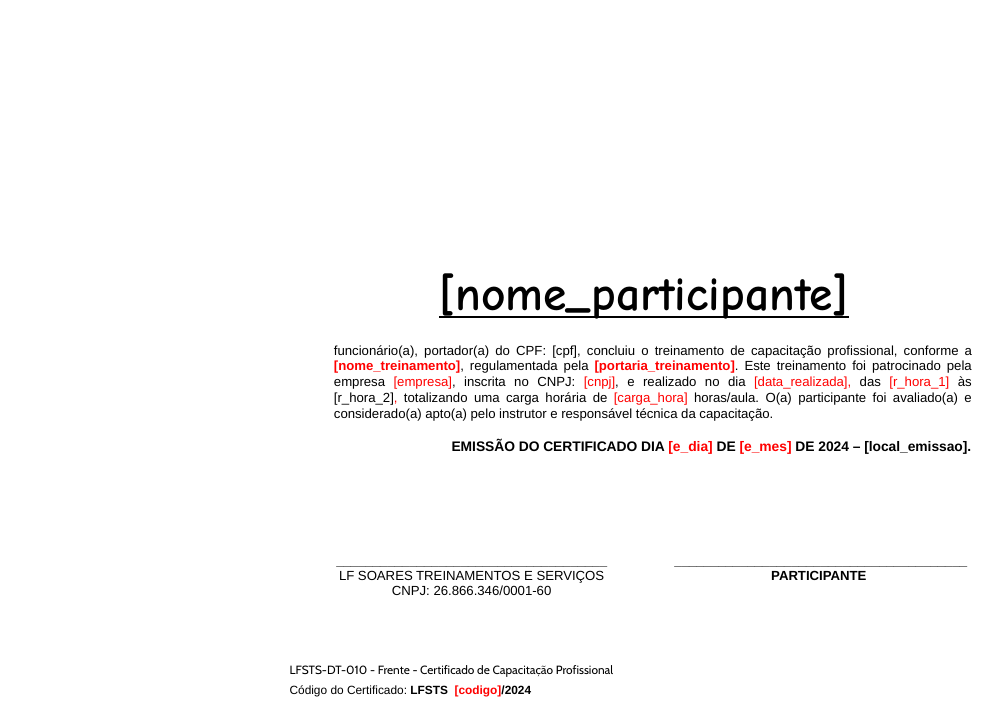
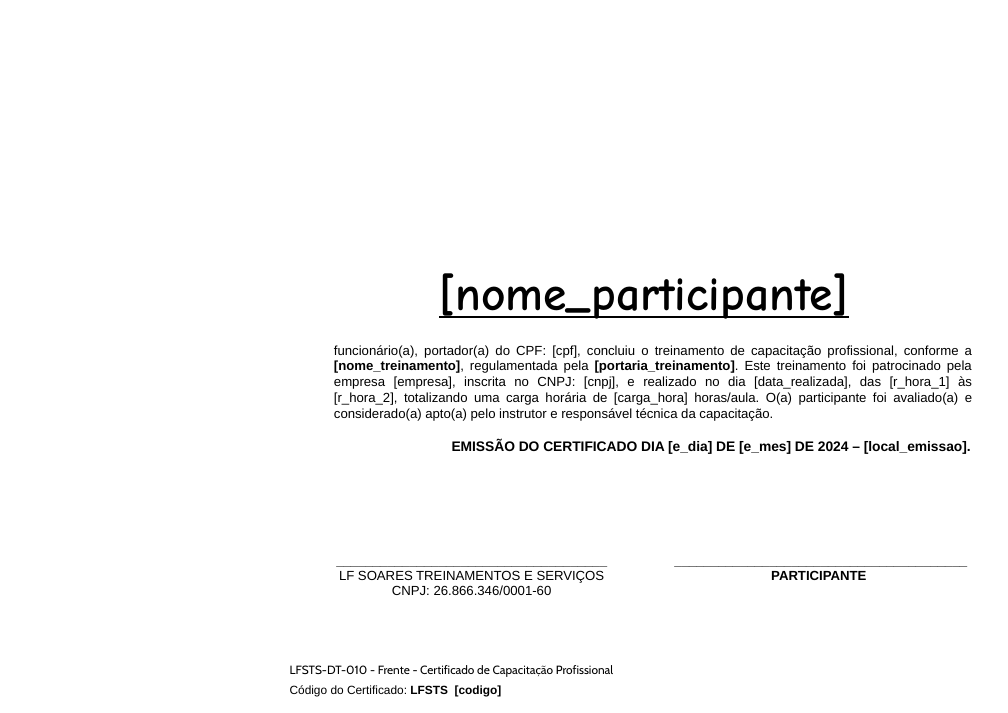
Before and after one commit to Programateca/lfsoares-front, a slide deck: slide 1 of public/templates/frente-verso-4a.pptx. Drawn at 1008x713 pixels with LibreOffice and Linux fonts; fonts in the diff are those of the drawing; background and template pictures are left out. Boxes give left, top, right and bottom in pixels: in the first picture for what was removed or moved away, otherwise in the second. Text is boxed around its words. In the diff, an @@ line names an element or a change of style, - is before the commit and + after.

```diff
--- a/public/templates/frente-verso-4a.pptx
+++ b/public/templates/frente-verso-4a.pptx
@@ text "funcionário(a), portador(a) do CPF: [cpf], ..." at <box>334,345,972,454</box>: text colour #FF0000 to #000000 in "[nome_treinamento], [portaria_treinamento]. [empresa], [cnpj ...", "[e_dia] [e_mes]" @@
@@ text at <box>290,685,502,697</box>: text changed @@
-Código do Certificado: LFSTS [codigo]/2024
+Código do Certificado: LFSTS [codigo]
```
Also in this commit, not shown: 1 other slide changed, 10 other files.
